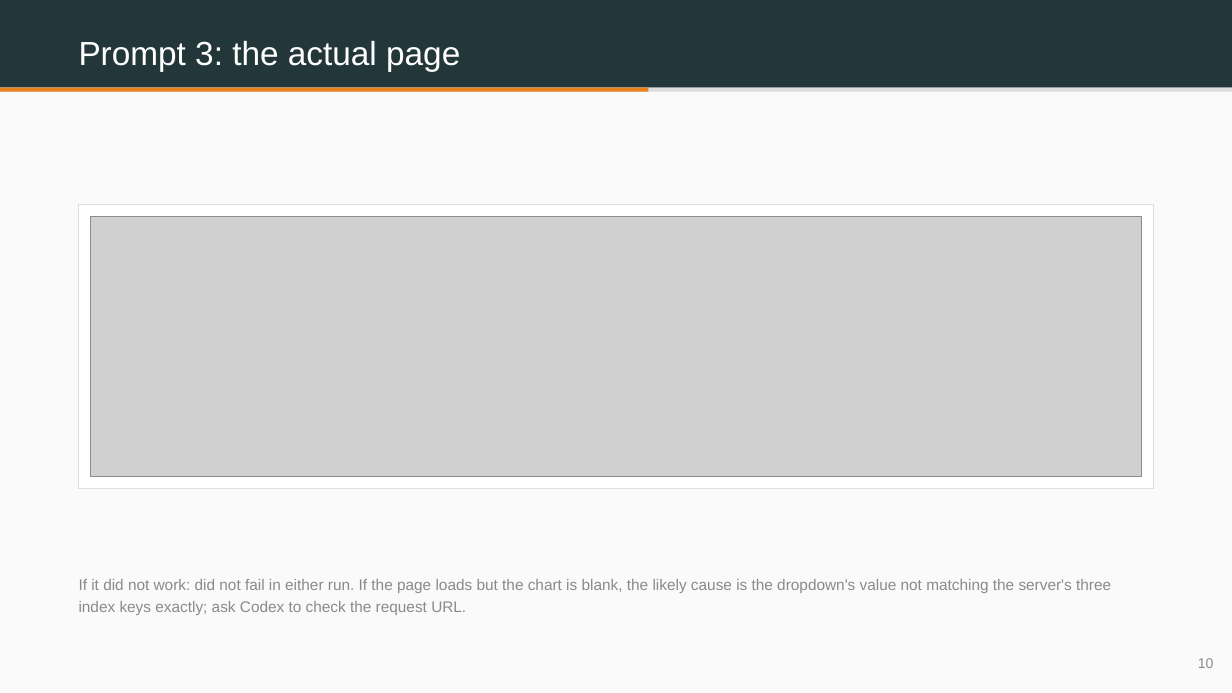
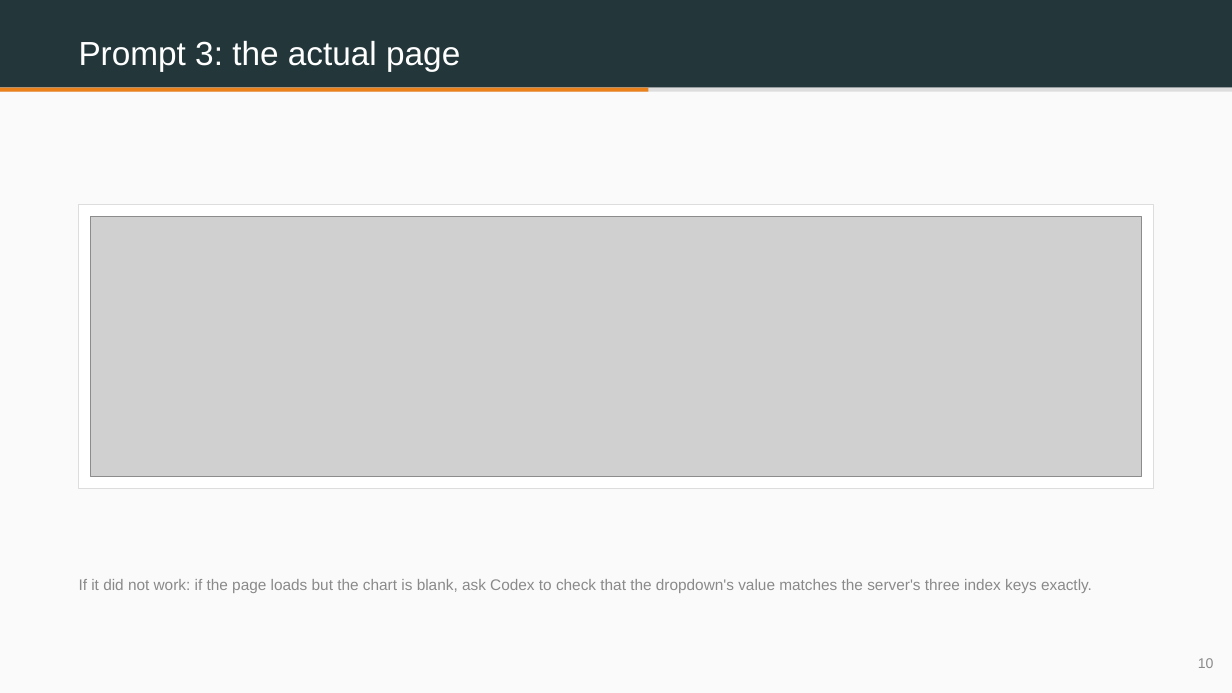
Before and after one commit to benjiesotelo-sudo/Telos_FIN1209, a slide deck: slide 10 of special-lecture/FIN1209-Special-Lecture-3-BuildIt-Student-Edition.pptx. Drawn at 1232x693 pixels with LibreOffice and Linux fonts; fonts in the diff are those of the drawing; grey boxes stand for pictures. Boxes give left, top, right and bottom in pixels: in the first picture for what was removed or moved away, otherwise in the second. Text is boxed around its words. In the diff, an @@ line names an element or a change of style, - is before the commit and + after.

```diff
--- a/special-lecture/FIN1209-Special-Lecture-3-BuildIt-Student-Edition.pptx
+++ b/special-lecture/FIN1209-Special-Lecture-3-BuildIt-Student-Edition.pptx
@@ text at <box>79,579,1092,593</box>: text changed @@
-If it did not work: did not fail in either run. If the page loads but the chart is blank, the likely cause is the dropdown's value not matching the server's three index keys exactly; ask Codex to check the request URL.
+If it did not work: if the page loads but the chart is blank, ask Codex to check that the dropdown's value matches the server's three index keys exactly.
```
Also in this commit, not shown: 5 other slides changed, 8 other files.
